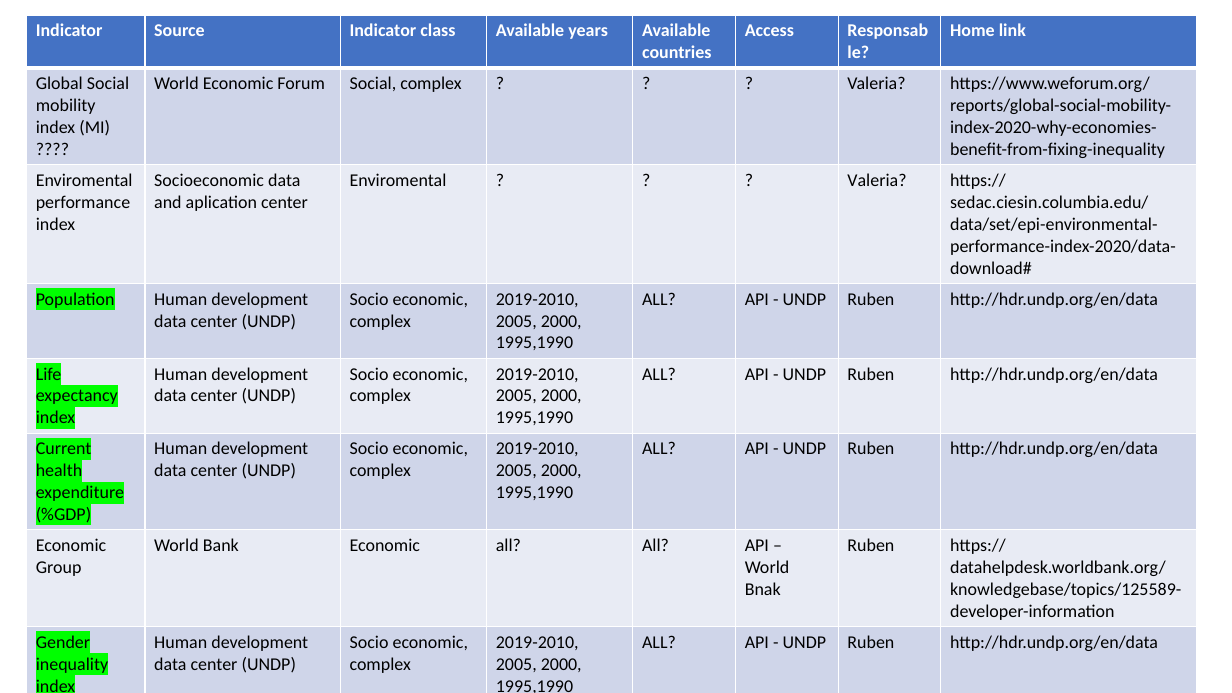
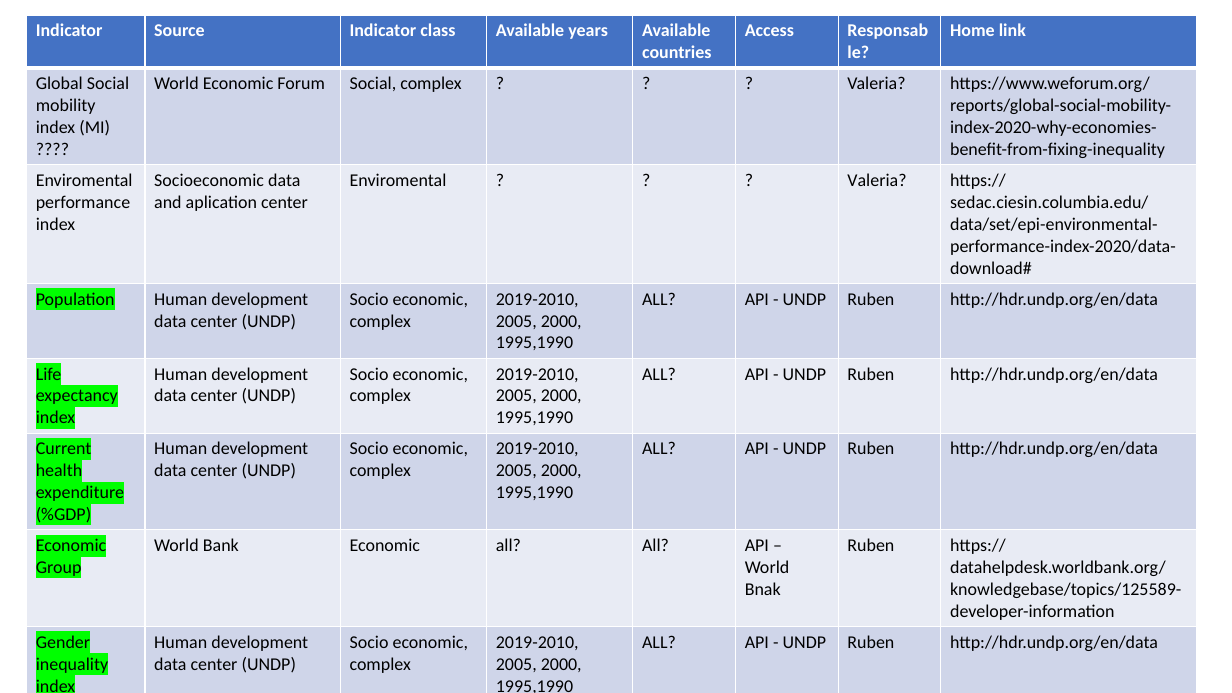
Before and after one commit to rjlopez2/ADS-_CAS_Bern_2020, a slide deck: slide 3 of Projects/M3/Project.pptx. Drawn at 1232x693 pixels with LibreOffice and Linux fonts; fonts in the diff are those of the drawing. Boxes give left, top, right and bottom in pixels: in the first picture for what was removed or moved away, otherwise in the second. Text is boxed around its words. In the diff, an @@ line names an element or a change of style, - is before the commit and + after.

```diff
--- a/Projects/M3/Project.pptx
+++ b/Projects/M3/Project.pptx
@@ table at bbox=[27, 15, 1196, 693] @@
@@ highlight none to #00FF00 in "Economic Group" @@
```
Also in this commit, not shown: 2 other slides changed.
